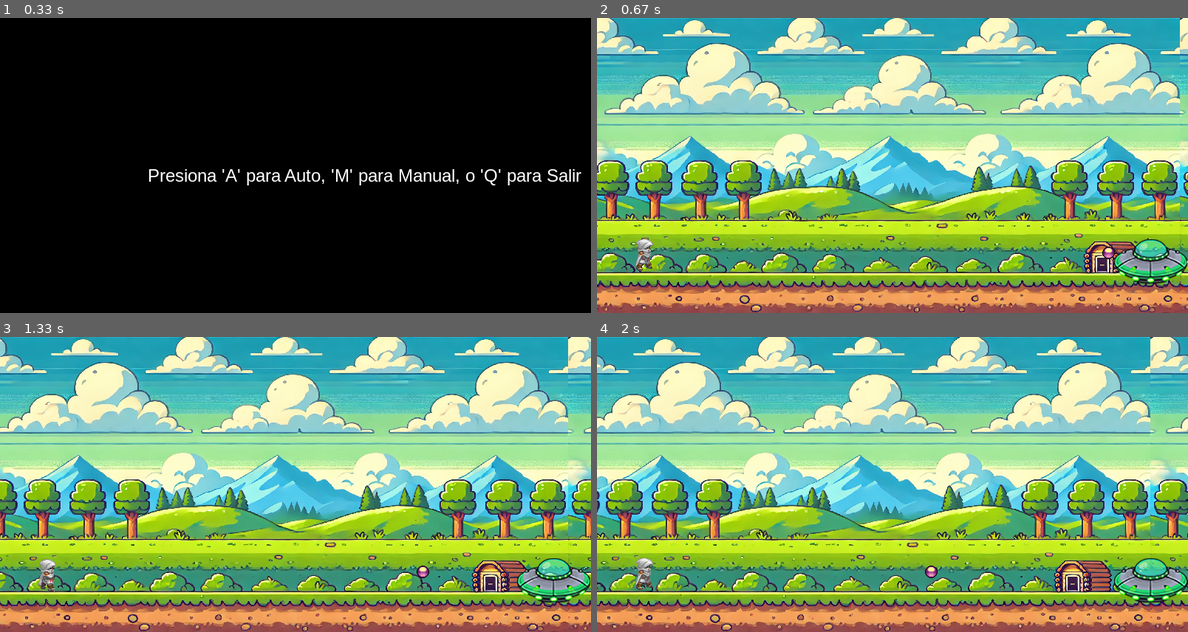
Above: before the commit, frames 1-4 (two rows, left to right).
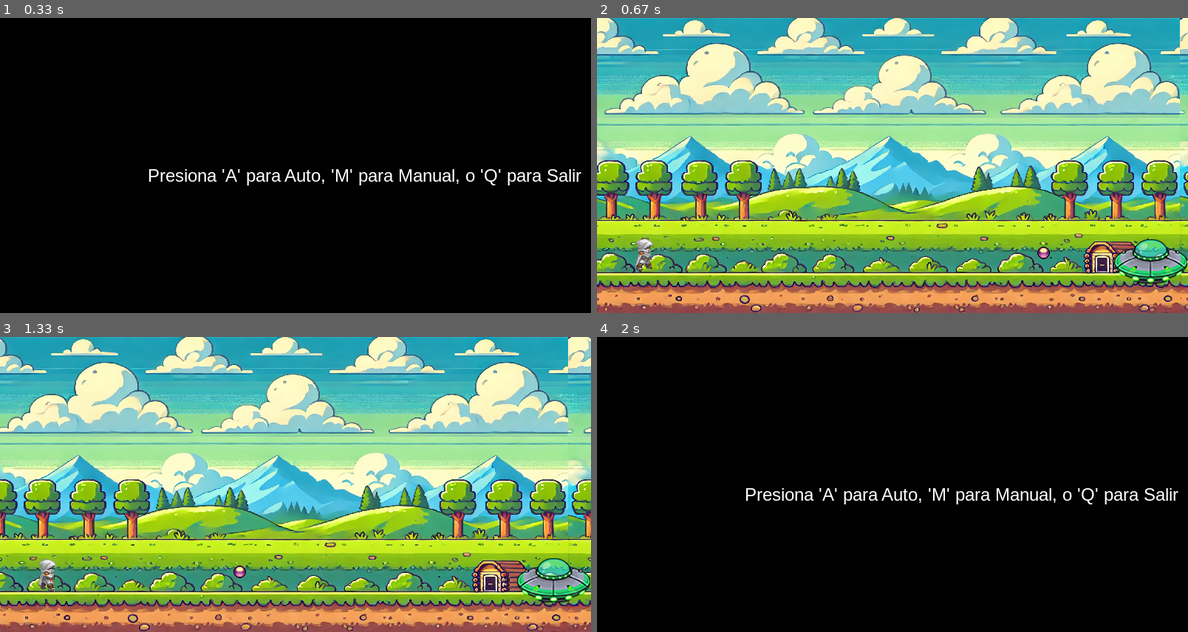
Above: after the commit, the same moments.

Repository: osvi-dev/IA
Game: pygame game, started from pygamesc/game.py
Two runs of this game, one before a commit and one after it. Both use one fixed random seed, a clock stepped at 60 frames per second and the inputs below.
Inputs:
- Up to frame 1 (0.33 s): no input
- Up to frame 2 (0.67 s): tap A at 0.33 s
- Up to frame 3 (1.33 s): no input
- Up to frame 4 (2 s): no input

Frame 1 is identical in both runs. In frame 2, 0.1% of the frame differs, in the area x 74-88%, y 77-82%; in frame 3, 0.1%; in frame 4, 100%, in the area x 0-100%, y 0-100%.

Commit message:
Agrague el guardado de los datos en un csv

Diff:
--- a/pygamesc/game.py
+++ b/pygamesc/game.py
@@ -1,6 +1,7 @@
 import pygame
 import random
-
+import pandas as pd
+import csv
 # Inicializar Pygame
 pygame.init()
 
@@ -74,7 +75,7 @@
 def disparar_bala():
     global bala_disparada, velocidad_bala
     if not bala_disparada:
-        velocidad_bala = random.randint(-8, -3)  # Velocidad aleatoria negativa para la bala
+        velocidad_bala = random.randint(-20, -3)  # Velocidad aleatoria negativa para la bala
         bala_disparada = True
 
 # Función para reiniciar la posición de la bala
@@ -199,6 +200,13 @@
     en_suelo = True
     # Mostrar los datos recopilados hasta el momento
     print("Datos recopilados para el modelo: ", datos_modelo)
+    # los guardamos en un csv
+    headings = ['velocidad_bala', 'distancia', 'salto_hecho']
+    with open('datos_modelo.csv', mode='w', newline='') as file:
+        writer = csv.writer(file)
+        writer.writerow(headings)
+        writer.writerows(datos_modelo)
+    print(f"Archivo 'datos_modelo.csv' creado exitosamente.")
     mostrar_menu()  # Mostrar el menú de nuevo para seleccionar modo
 
 def main():
